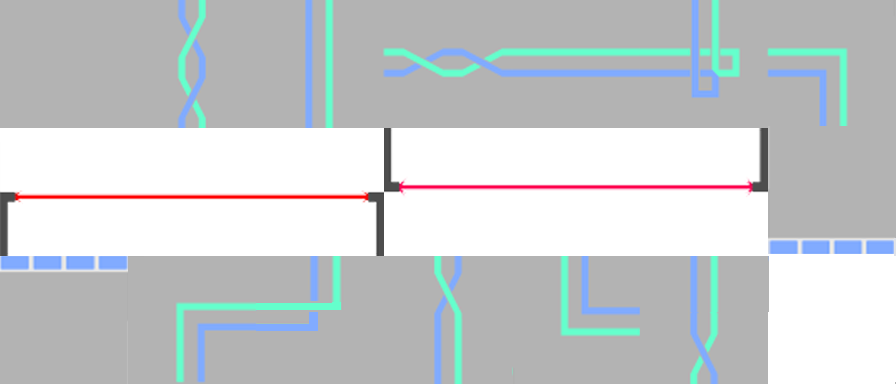
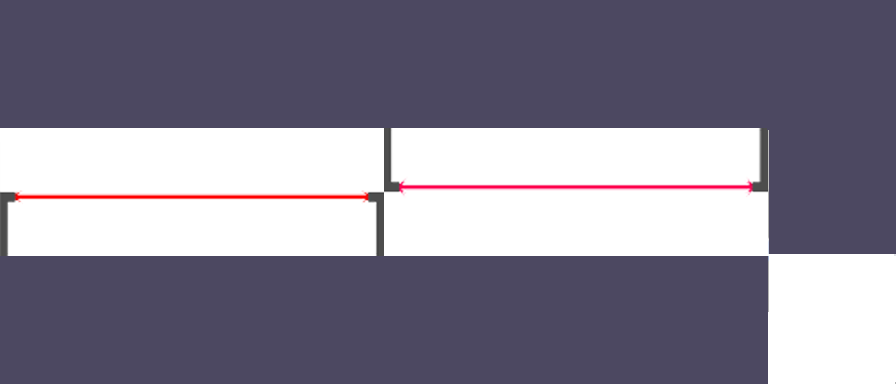
Revision of a layered 896px x 384px image; what changed, layer by layer:
added layer "Layer 13" above "Layer 11 copy" over (x1=0, y1=0, x2=896, y2=384)
